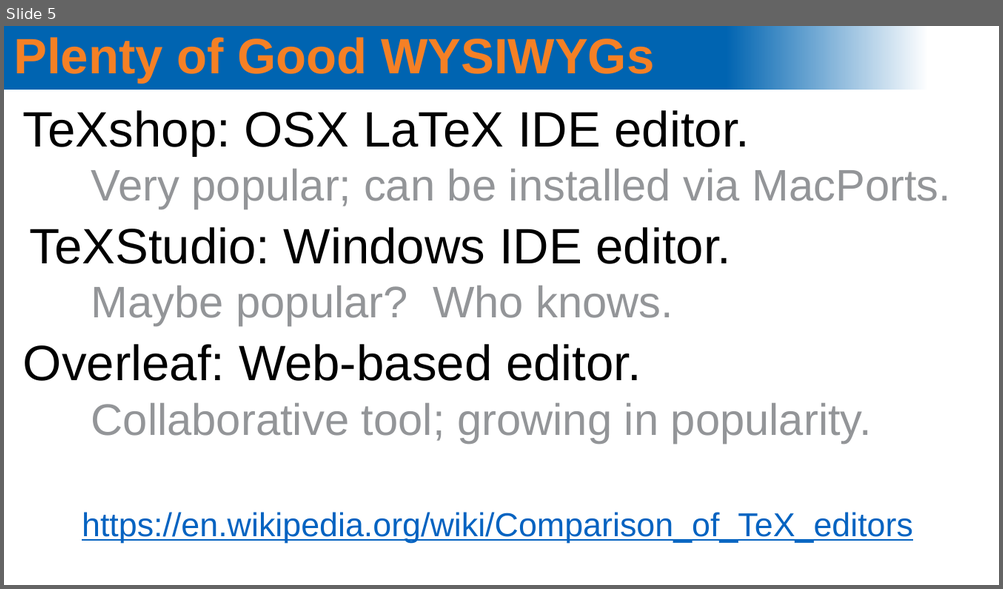
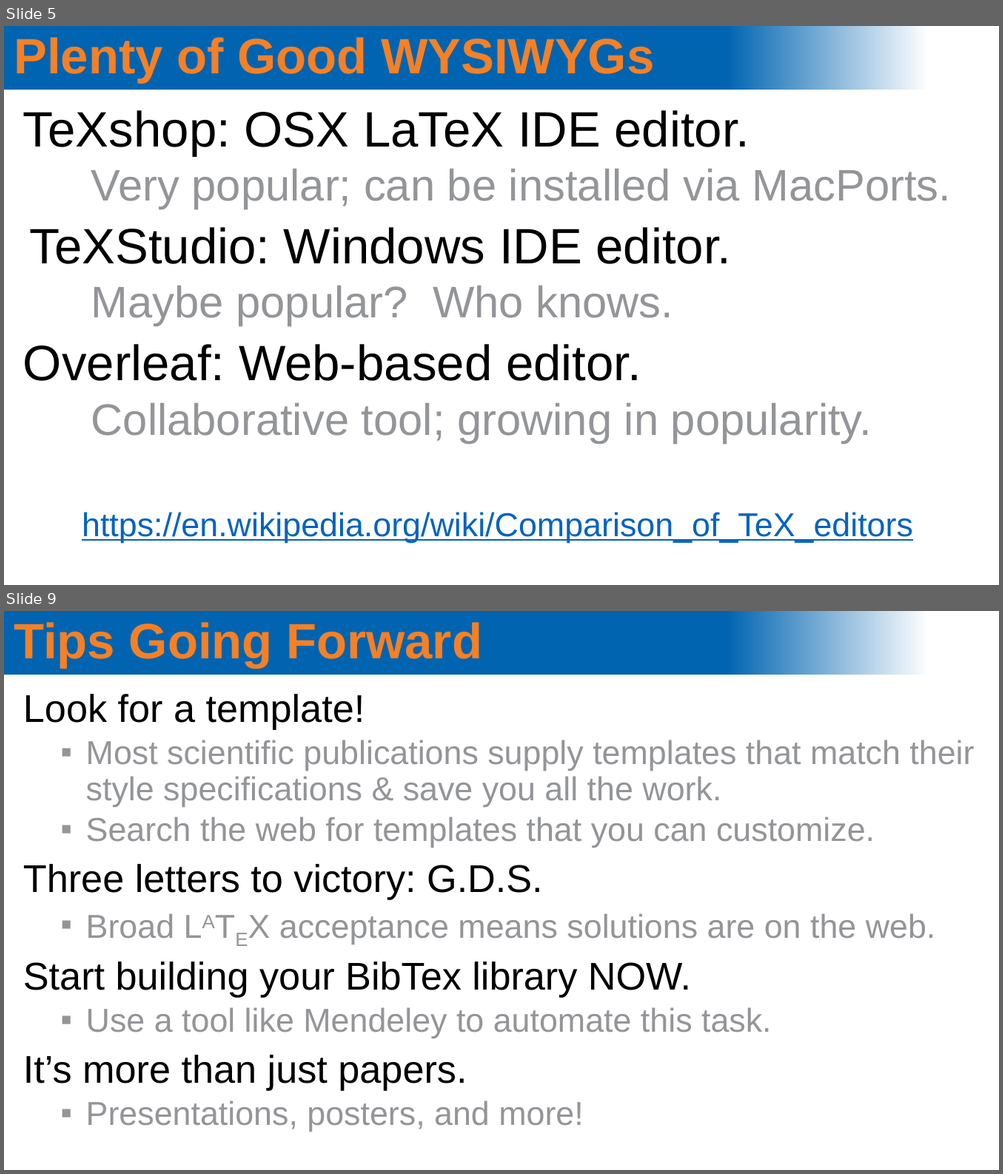
Before and after one commit to spacecataz/sciprog_teaching, a slide deck: LaTeX/latex_intro.pptx. Shown one above the other, each under a label of ours: slide 5 before the commit, slides 5 and 9 after it; the slides between them are not shown. The pictures are 1003x589 and 1003x1174 pixels, drawn with LibreOffice and Linux fonts; fonts in the diff are those of the drawing; background and template pictures are left out. Boxes give left, top, right and bottom in pixels: in the first picture for what was removed or moved away, otherwise in the second. Text is boxed around its words. In the diff, an @@ line names an element or a change of style, - is before the commit and + after.

```diff
--- a/LaTeX/latex_intro.pptx
+++ b/LaTeX/latex_intro.pptx
@@ slide 9 added at [4, 611, 999, 1170], background #FFFFFF; not listed: 1 template element that a slide beside it also shows @@
@@ title added at [14, 622, 482, 668], 36 pt, text #F58025, bold @@
+Tips Going Forward
@@ text added at [23, 694, 973, 1132], 24 pt, text #939598 @@
+Look for a template!
+  ▪ Most scientific publications supply templates that match their style specifications & save you all the work.
+  ▪ Search the web for templates that you can customize.
+Three letters to victory: G.D.S.
+  ▪ Broad LATEX acceptance means solutions are on the web.
+Start building your BibTex library NOW.
+  ▪ Use a tool like Mendeley to automate this task.
+It’s more than just papers.
+  ▪ Presentations, posters, and more!
```
Also in this commit, not shown: 2 slides changed, 1 other slide added.
